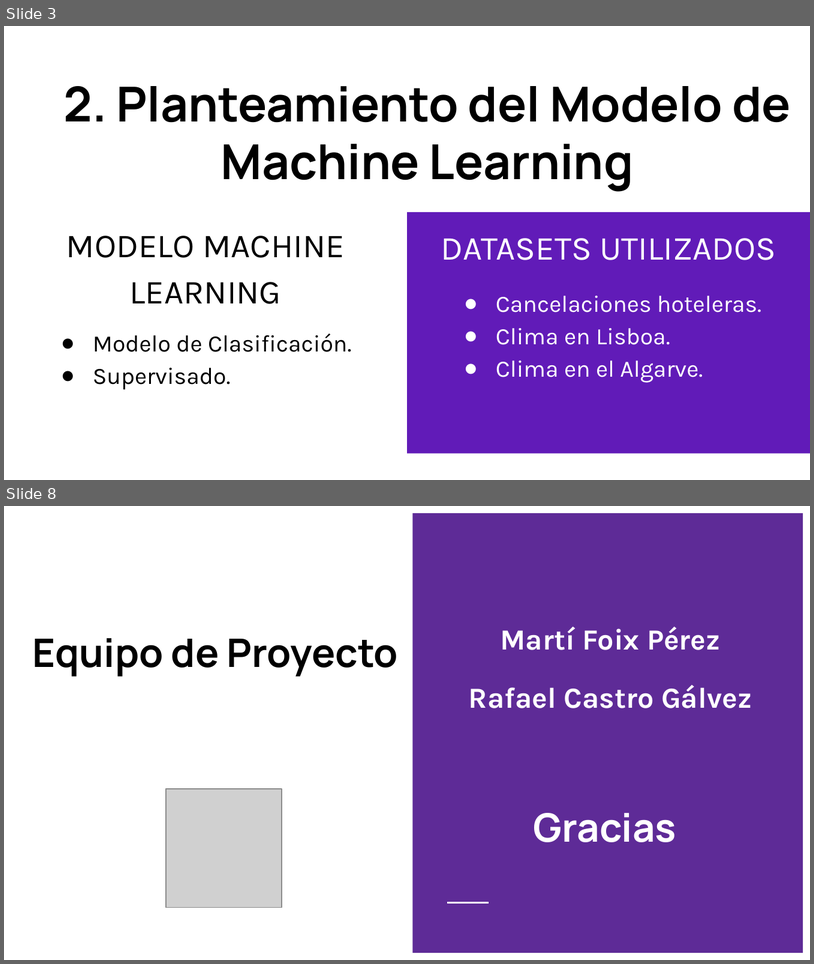
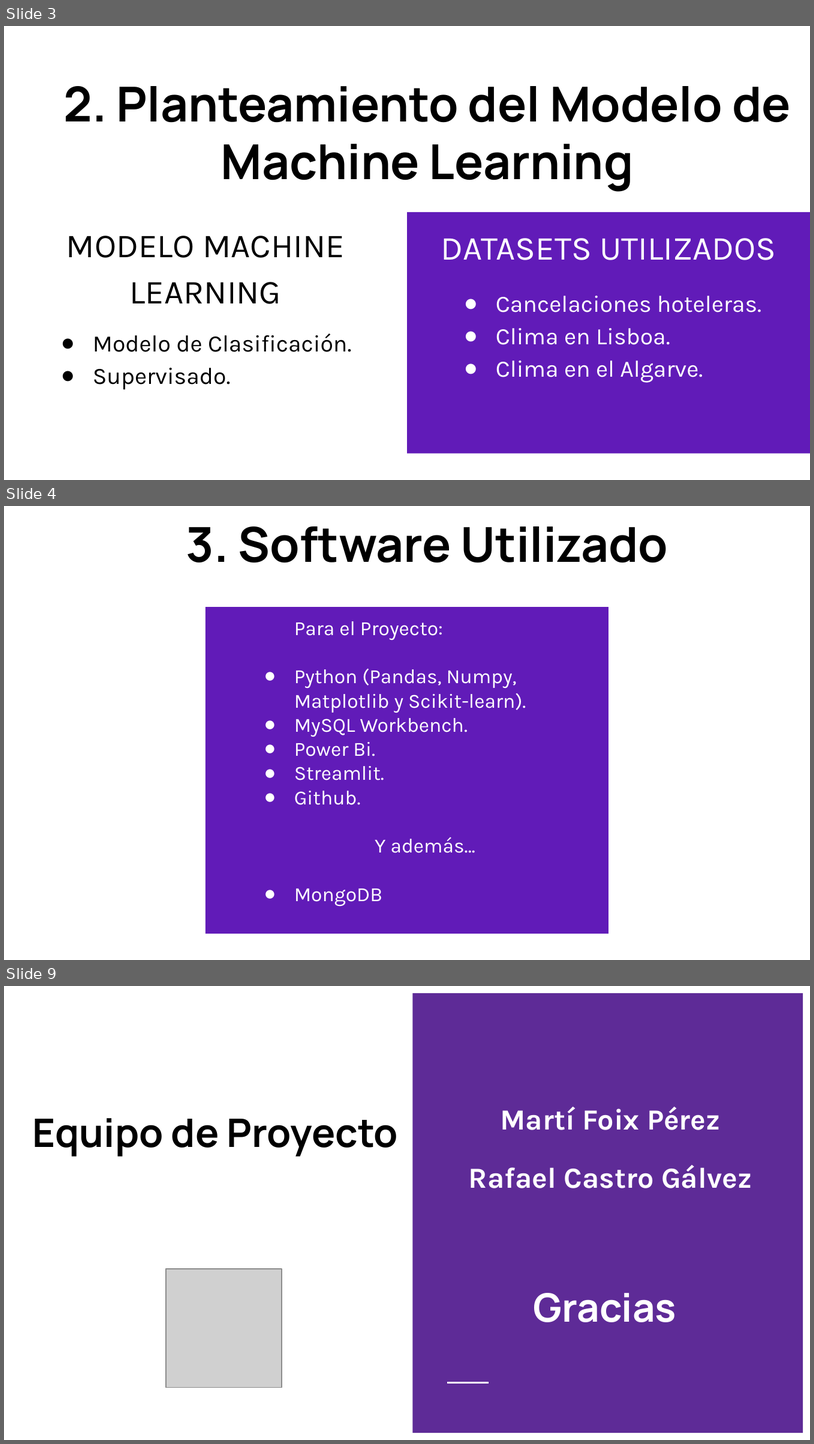
Before and after one commit to mrtfoix/Proyecto_final_codenotch, a slide deck: Presentacion.pptx. Shown one above the other, each under a label of ours: slides 3 and 8 before the commit, slides 3, 4 and 9 after it; the slides between them are not shown. The pictures are 814x964 and 814x1444 pixels, drawn with LibreOffice and Linux fonts; fonts in the diff are those of the drawing; grey boxes stand for pictures. Boxes give left, top, right and bottom in pixels: in the first picture for what was removed or moved away, otherwise in the second. Text is boxed around its words. In the diff, an @@ line names an element or a change of style, - is before the commit and + after.

```diff
--- a/Presentacion.pptx
+++ b/Presentacion.pptx
@@ slide 4 added at (4, 506, 810, 960), background #FFFFFF @@
@@ title added at (186, 526, 669, 563), 43 pt, text #000000, bold @@
+3. Software Utilizado
@@ rectangle added at (206, 607, 609, 933), fill #611BB8, 18 pt, text #FFFFFF @@
+Para el Proyecto:
+● Python (Pandas, Numpy, Matplotlib y Scikit-learn).
+● MySQL Workbench.
+● Power Bi.
+● Streamlit.
+● Github.
+Y además…
+● MongoDB
@@ what was slide 8 is now slide 9 @@
```
Also in this commit, not shown: 4 slides changed.
